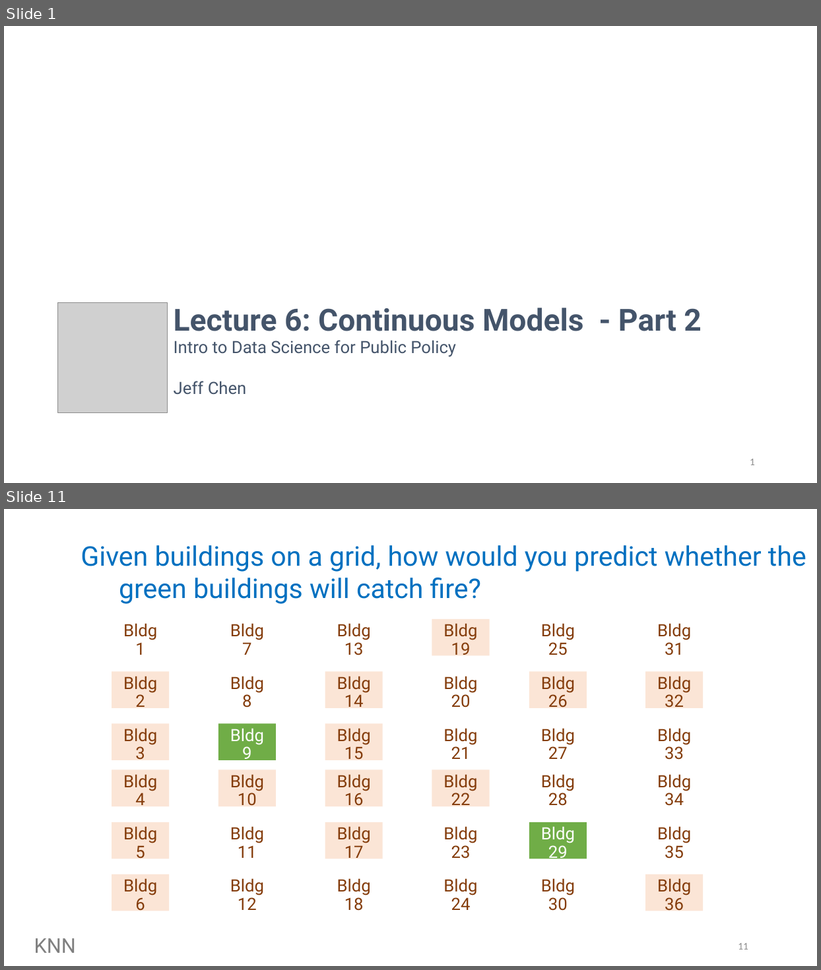
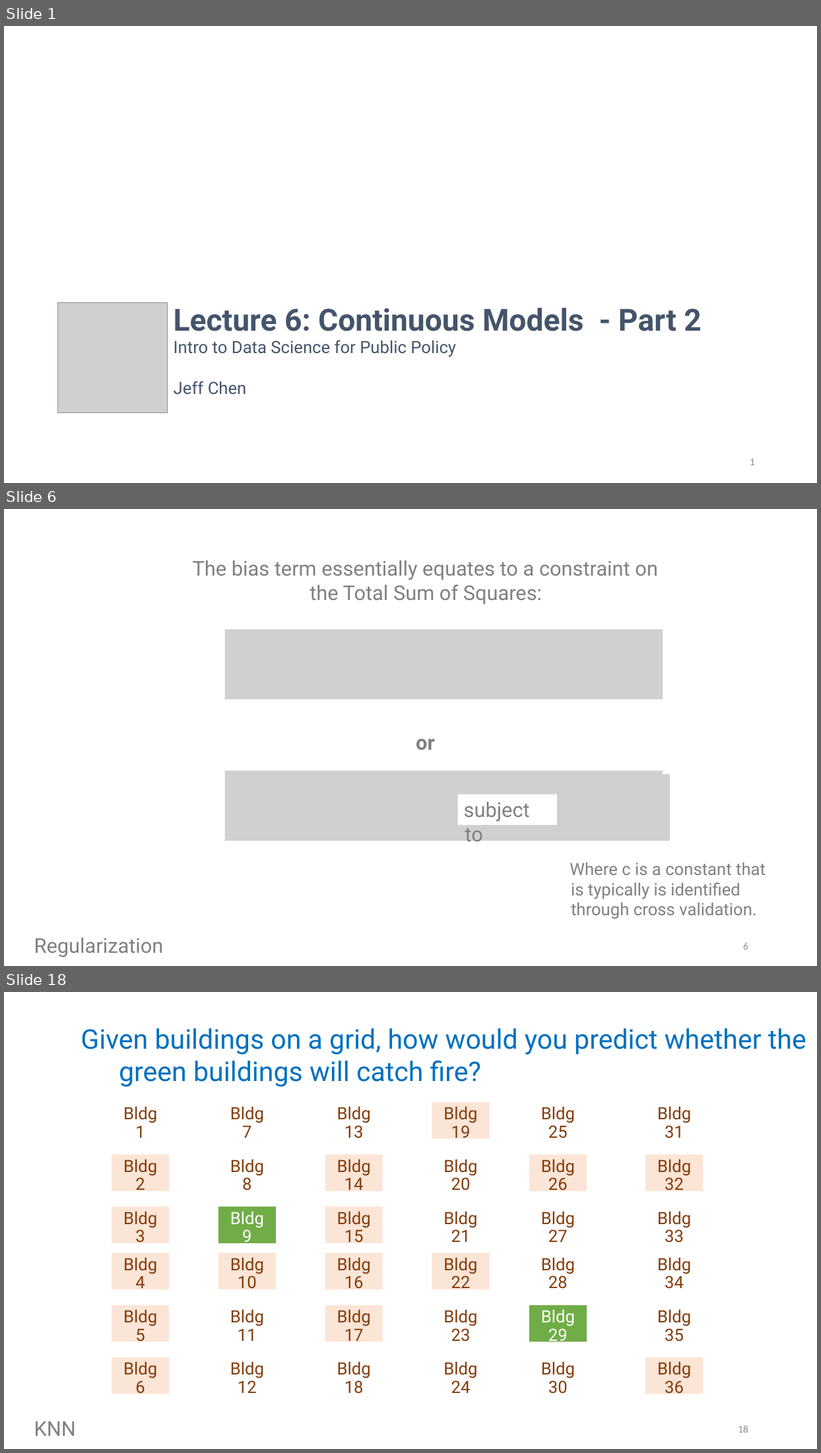
Before and after one commit to SigmaMonstR/data-science, a slide deck: lecture-06/slides.pptx. Shown one above the other, each under a label of ours: slides 1 and 11 before the commit, slides 1, 6 and 18 after it; the slides between them are not shown. The pictures are 821x970 and 821x1453 pixels, drawn with LibreOffice and Linux fonts; fonts in the diff are those of the drawing; grey boxes stand for pictures. Boxes give left, top, right and bottom in pixels: in the first picture for what was removed or moved away, otherwise in the second. Text is boxed around its words. In the diff, an @@ line names an element or a change of style, - is before the commit and + after.

```diff
--- a/lecture-06/slides.pptx
+++ b/lecture-06/slides.pptx
@@ slide 6 added at [4,509,817,966], background #FFFFFF @@
@@ text added at [193,560,658,604], 24 pt, text #808080 @@
+The bias term essentially equates to a constraint on the Total Sum of Squares:
@@ picture added at [225,629,663,699] @@
@@ text added at [416,739,435,750], 24 pt, text #808080, bold @@
+or
@@ picture added at [225,770,663,841] @@
@@ picture added at [564,774,670,841] @@
@@ rectangle added at [458,795,557,825], fill #FFFFFF, 24 pt, text #808080 @@
+subject to
@@ text added at [570,863,766,920], 20 pt, text #808080 @@
+Where c is a constant that is typically is identified through cross validation.
@@ text added at [34,938,164,958], 24 pt, text #808080 @@
+Regularization
@@ page number added at [743,943,748,950], 12 pt, text #8C8C8C @@
+6
@@ what was slide 11 is now slide 18 @@
@@ page number at [738,1426,748,1433]: text changed @@
-11
+18
```
Also in this commit, not shown: 4 slides changed, 12 other slides added, 6 slides removed, 8 other files.
